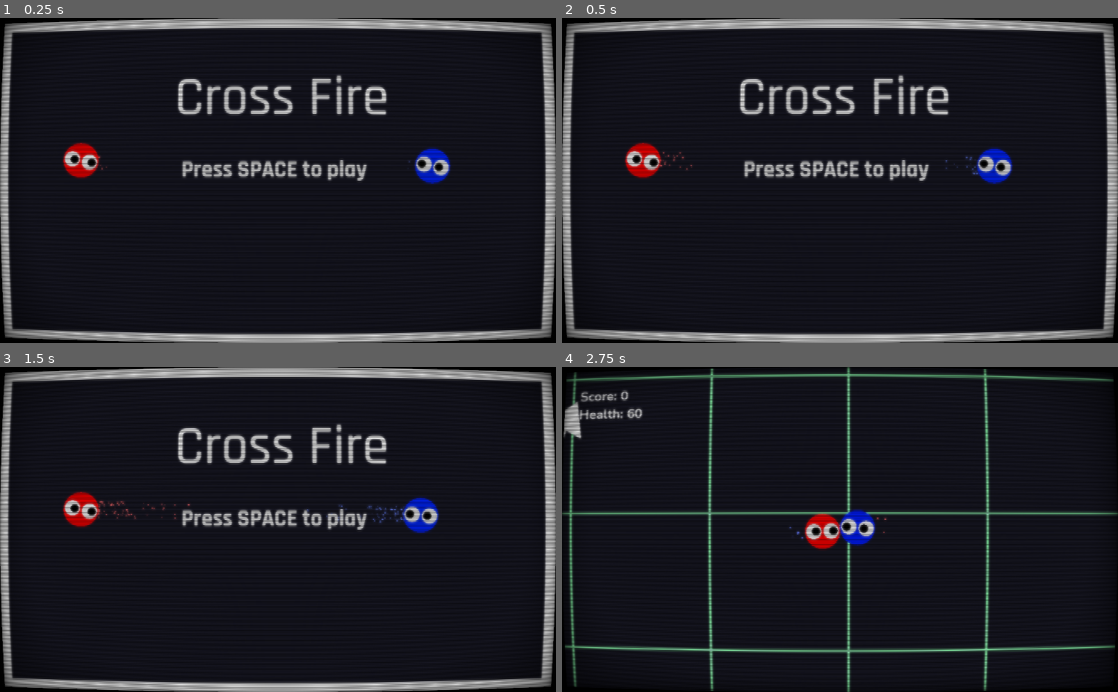
Above: before the commit, frames 1-4 (two rows, left to right).
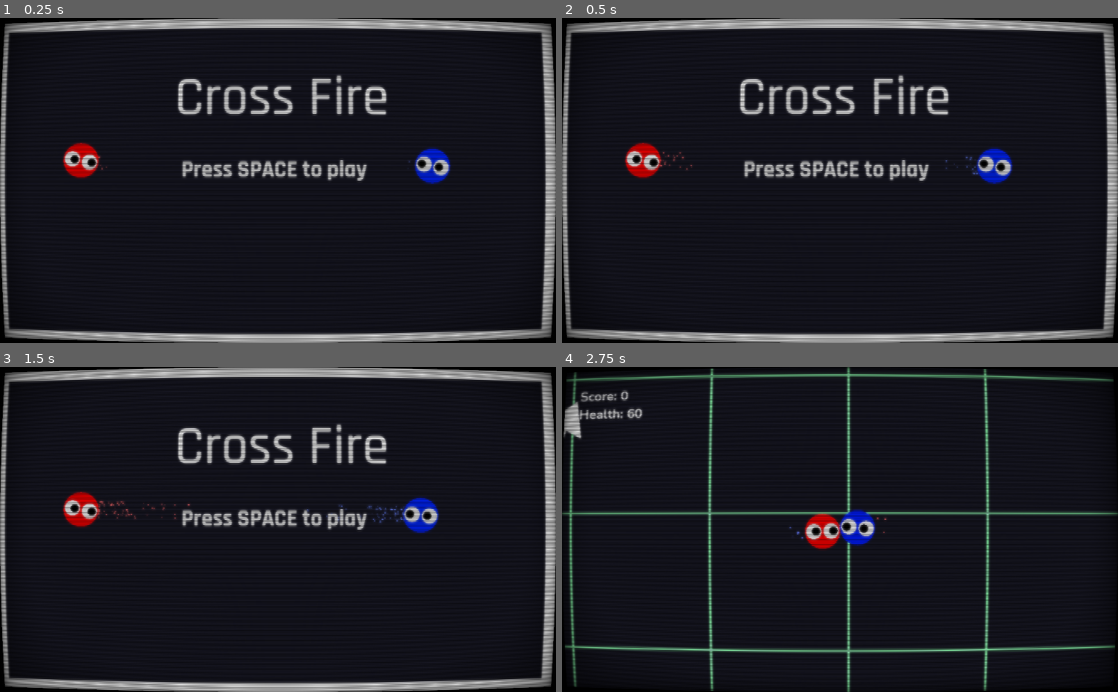
Above: after the commit, the same moments.

Repository: thomas-armena/crossfire
Game: Godot game, scene res://Scenes/MainMenu/MainMenu.tscn
Two runs of this game, one before a commit and one after it. Both use one fixed random seed, a clock stepped at 60 frames per second and the inputs below.
Inputs (mouse positions are in pixels of both pictures, inside the frame that each line leads up to):
- Up to frame 1 (0.25 s): no input
- Up to frame 2 (0.5 s): no input
- Up to frame 3 (1.5 s): click "Press SPACE to play" at 0.5 s; click "Press SPACE to play" at 1.25 s
- Up to frame 4 (2.75 s): move the mouse to (962, 513) at 2.02 s; hold D (p1_move_right) from 2.03 s (still down); tap Space (p1_shoot) at 2.1 s; click (962, 513) at 2.17 s

The runs differ from the first frame. In frame 1, 0.8% of the frame differs, in the area x 0-3%, y 4-96%; in frame 2, 0.8%; in frame 3, 0.8%; in frame 4, nothing differs.

Commit message:
Add wall knockback

Diff:
--- a/Scenes/Entity.gd
+++ b/Scenes/Entity.gd
@@ -3,6 +3,7 @@
 onready var game_state = get_node("/root/GameState")
 
 export (bool) var auto_rotate = true
+export (bool) var wall = false
 
 export (float) var hp = 50
 export (float) var dmg = 1
@@ -14,14 +15,18 @@
 export (Vector2) var friction = Vector2(0.8, 0.8)
 
 func impulse(target_pos, strength):
+	if wall: return
 	var direction = target_pos - get_parent().position
 	acceleration += direction.normalized() * strength
 
 func impulse_by_angle(angle, strength):
+	if wall: return
 	var direction = Vector2(cos(angle), sin(angle))
 	acceleration += direction.normalized() * strength
 
 func damage(amount):
+	if wall: return
+
 	var parent = get_parent()
 	if parent.has_method("handle_damage"):
 		parent.handle_damage(amount)
@@ -29,6 +34,7 @@
 	hp = max(0, hp-amount)
 
 func _physics_process(delta):
+	if wall: return
 	velocity += acceleration * delta
 	get_parent().move(velocity * delta)
 	if (auto_rotate):
@@ -38,6 +44,7 @@
 	velocity *= friction
 
 func _process(delta):
+	if wall: return
 	if hp <= 0:
 		var parent = get_parent()
 		if parent.has_method("handle_death"): parent.handle_death()
--- a/Scenes/MainMenu/MainMenu.tscn
+++ b/Scenes/MainMenu/MainMenu.tscn
@@ -20,6 +20,7 @@
 
 [node name="Player2" parent="." instance=ExtResource( 4 )]
 position = Vector2( 796.63, 272.78 )
+collision_mask = 3
 color = Color( 0, 0.109804, 1, 1 )
 move_right_action = "p2_move_right"
 move_left_action = "p2_move_left"
@@ -64,28 +65,20 @@
 }
 
 [node name="Wall" parent="." instance=ExtResource( 6 )]
-position = Vector2( 4.72203, 221.55 )
-scale = Vector2( 1, 60 )
-collision_layer = 3
-collision_mask = 3
+position = Vector2( -0.941177, 314.05 )
+scale = Vector2( 1, 30 )
 
 [node name="Wall2" parent="." instance=ExtResource( 6 )]
 position = Vector2( 1015, 189.478 )
 scale = Vector2( 1, 60 )
-collision_layer = 3
-collision_mask = 3
 
 [node name="Wall3" parent="." instance=ExtResource( 6 )]
 position = Vector2( 519.661, 7.73453 )
 rotation = 1.5708
 scale = Vector2( 1, 60 )
-collision_layer = 3
-collision_mask = 3
 
 [node name="Wall4" parent="." instance=ExtResource( 6 )]
 position = Vector2( 510.752, 593.946 )
 rotation = 1.5708
 scale = Vector2( 1, 60 )
-collision_layer = 3
-collision_mask = 3
 [connection signal="pressed" from="Button" to="." method="_on_Button_pressed"]
--- /dev/null
+++ b/Scenes/Wall/Wall.gd
@@ -0,0 +1,13 @@
+extends KinematicBody2D
+onready var entity = get_node("Entity")
+func _ready():
+	pass
+
+func move(velocity):
+	pass
+
+func _physics_process(delta):
+	var collision = move_and_collide(Vector2(0,0))
+	if collision:
+		var direction = collision.normal
+		collision.collider.entity.impulse_by_angle(direction.angle(), -3000)
--- a/Scenes/Wall/Wall.tscn
+++ b/Scenes/Wall/Wall.tscn
@@ -1,8 +1,20 @@
-[gd_scene load_steps=2 format=2]
+[gd_scene load_steps=4 format=2]
+
+[ext_resource path="res://Scenes/Entity.tscn" type="PackedScene" id=1]
+[ext_resource path="res://Scenes/Wall/Wall.gd" type="Script" id=2]
 
 [sub_resource type="RectangleShape2D" id=1]
 
-[node name="Wall" type="StaticBody2D"]
+[node name="Wall" type="KinematicBody2D"]
+collision_layer = 2
+collision_mask = 0
+script = ExtResource( 2 )
+
+[node name="Entity" parent="." instance=ExtResource( 1 )]
+auto_rotate = false
+wall = true
+damping = Vector2( 0, 0 )
+friction = Vector2( 0, 0 )
 
 [node name="CollisionShape2D" type="CollisionShape2D" parent="."]
 shape = SubResource( 1 )
